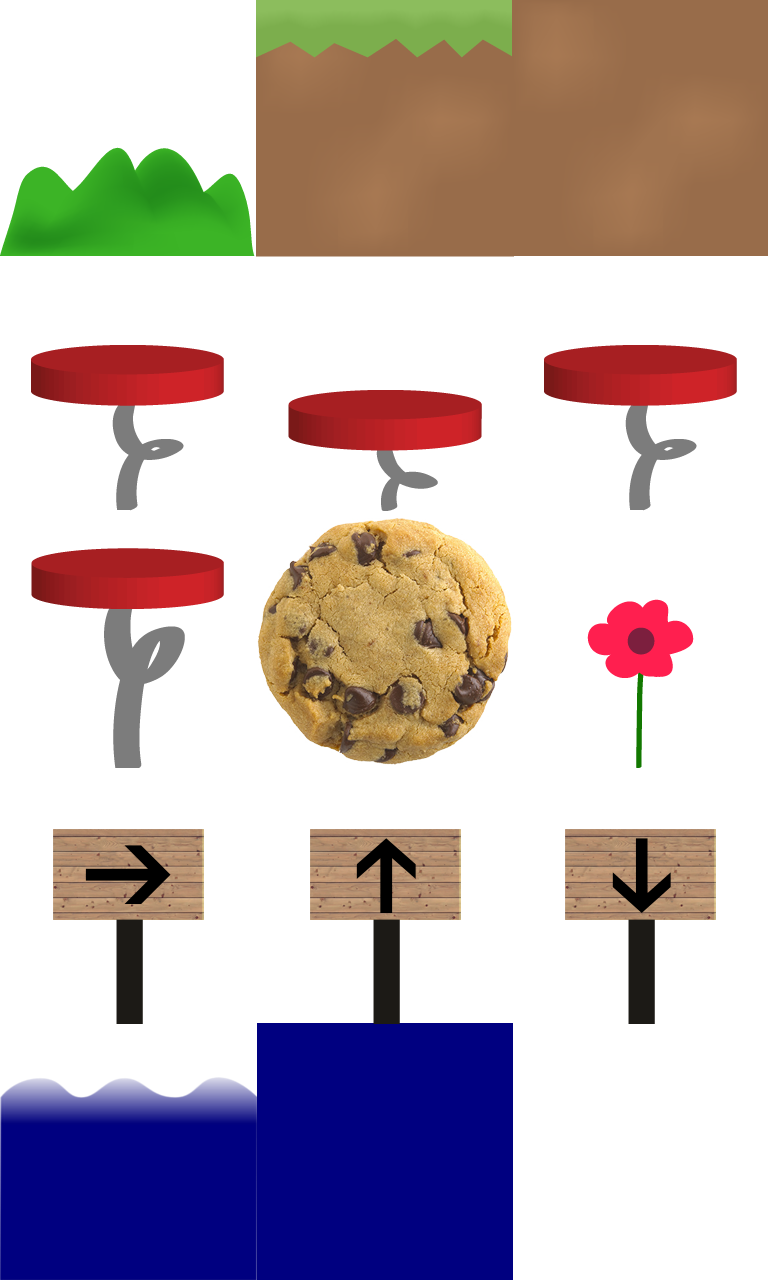
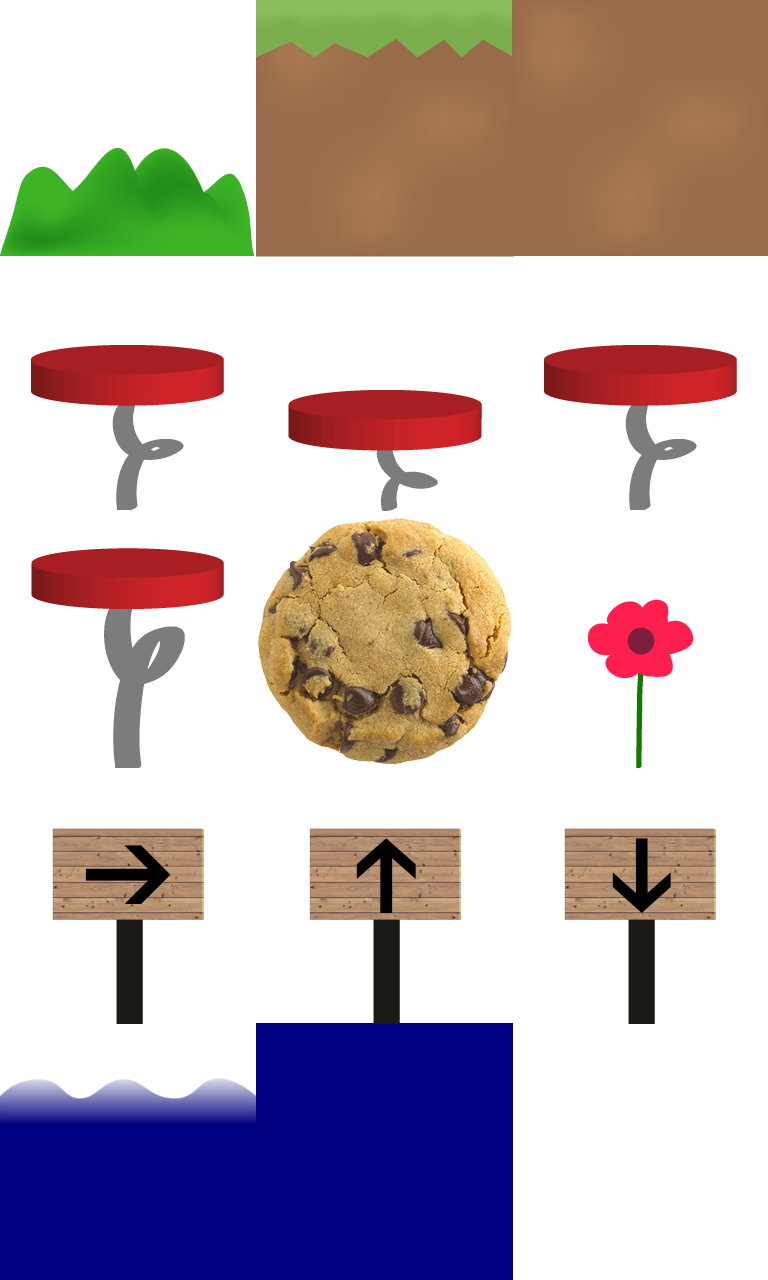
The second 768x1280 image is a revision of the first. Changes to its layers:
renamed "New Layer" to "Layer 4", painted on it over (256, 1023, 257, 1280)
renamed "path2993.png" to "Water Top", painted on it over (0, 1077, 257, 1280)
